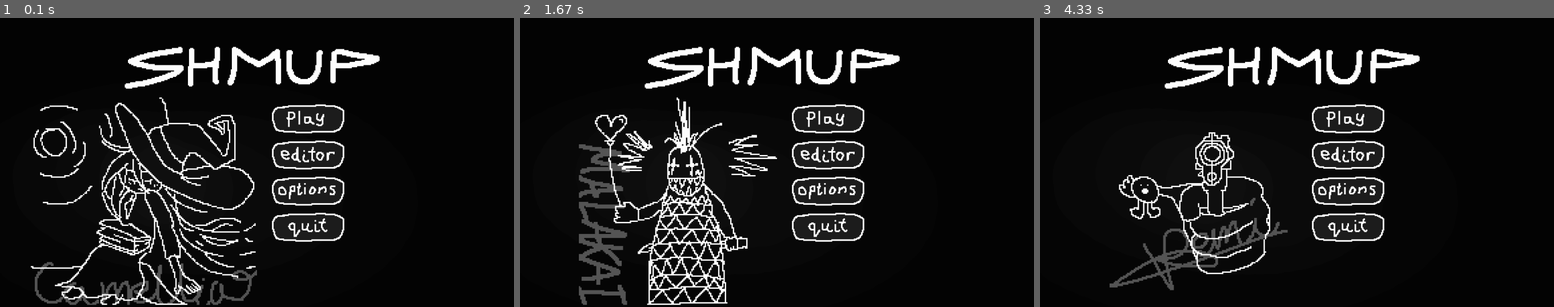
Above: before the commit, frames 1-3 (left to right).
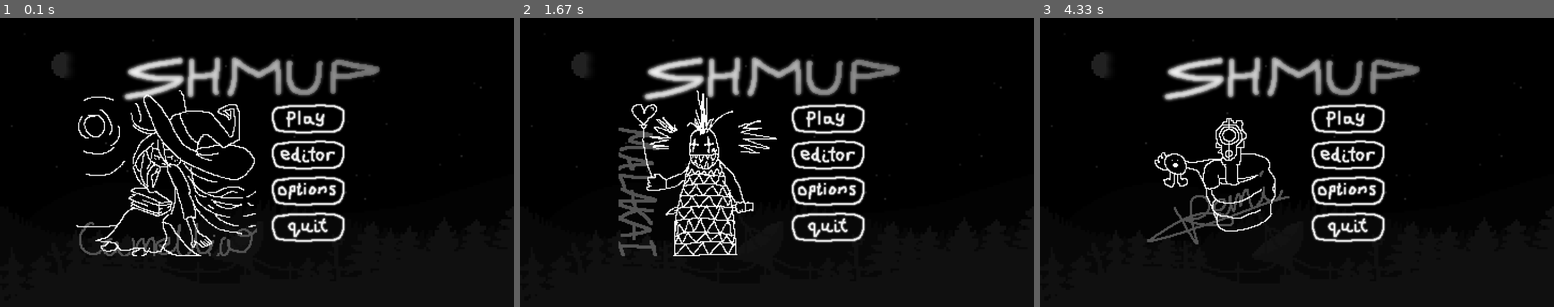
Above: after the commit, the same moments.

Repository: r5nnn/shmup
Game: pygame game, started from shmup.py
The game is run twice, just before and just after one commit, with the same random seed, the same clock (stepped at 60 frames per second) and the same inputs.
Inputs (mouse positions are in pixels of both pictures, inside the frame that each line leads up to):
- Up to frame 1 (0.1 s): no input
- Up to frame 2 (1.67 s): hold Right 0.33-0.8 s; move the mouse to (756, 176) at 0.37 s; hold Right 0.83-1.3 s; hold Left from 1.33 s (still down)
- Up to frame 3 (4.33 s): release Left at 1.87 s; hold Left 1.9-2.3 s; hold Right 2.33-2.97 s; hold Left 3-3.47 s; hold Right 3.5-3.97 s; hold Right from 4 s (still down)

The runs differ from the first frame. In frame 1, 16% of the frame differs, in the area x 6-94%, y 0-100%; in frame 2, 17%, in the area x 10-94%, y 0-100%; in frame 3, 13%.

Commit message:
Revamped background and button sprites. renamed resources to assets.

Diff:
--- /dev/null
+++ b/assets/graphics/buttons/editor.json
@@ -0,0 +1,43 @@
+{ "frames": {
+   "editor0": {
+    "frame": { "x": 0, "y": 0, "w": 109, "h": 55 },
+    "rotated": false,
+    "trimmed": false,
+    "spriteSourceSize": { "x": 0, "y": 0, "w": 109, "h": 55 },
+    "sourceSize": { "w": 109, "h": 55 },
+    "duration": 100
+   },
+   "editor1": {
+    "frame": { "x": 109, "y": 0, "w": 109, "h": 55 },
+    "rotated": false,
+    "trimmed": false,
+    "spriteSourceSize": { "x": 0, "y": 0, "w": 109, "h": 55 },
+    "sourceSize": { "w": 109, "h": 55 },
+    "duration": 100
+   },
+   "editor2": {
+    "frame": { "x": 218, "y": 0, "w": 109, "h": 55 },
+    "rotated": false,
+    "trimmed": false,
+    "spriteSourceSize": { "x": 0, "y": 0, "w": 109, "h": 55 },
+    "sourceSize": { "w": 109, "h": 55 },
+    "duration": 100
+   }
+ },
+ "meta": {
+  "app": "https://www.aseprite.org/",
+  "version": "1.x-dev",
+  "image": "editor.png",
+  "format": "RGBA8888",
+  "size": { "w": 327, "h": 55 },
+  "scale": "1",
+  "frameTags": [
+  ],
+  "layers": [
+   { "name": "Sprite Sheet", "opacity": 255, "blendMode": "normal" },
+   { "name": "Layer 1", "opacity": 255, "blendMode": "normal" }
+  ],
+  "slices": [
+  ]
+ }
+}
--- /dev/null
+++ b/assets/graphics/buttons/options.json
@@ -0,0 +1,43 @@
+{ "frames": {
+   "options0": {
+    "frame": { "x": 0, "y": 0, "w": 109, "h": 55 },
+    "rotated": false,
+    "trimmed": false,
+    "spriteSourceSize": { "x": 0, "y": 0, "w": 109, "h": 55 },
+    "sourceSize": { "w": 109, "h": 55 },
+    "duration": 100
+   },
+   "options1": {
+    "frame": { "x": 109, "y": 0, "w": 109, "h": 55 },
+    "rotated": false,
+    "trimmed": false,
+    "spriteSourceSize": { "x": 0, "y": 0, "w": 109, "h": 55 },
+    "sourceSize": { "w": 109, "h": 55 },
+    "duration": 100
+   },
+   "options2": {
+    "frame": { "x": 218, "y": 0, "w": 109, "h": 55 },
+    "rotated": false,
+    "trimmed": false,
+    "spriteSourceSize": { "x": 0, "y": 0, "w": 109, "h": 55 },
+    "sourceSize": { "w": 109, "h": 55 },
+    "duration": 100
+   }
+ },
+ "meta": {
+  "app": "https://www.aseprite.org/",
+  "version": "1.x-dev",
+  "image": "options.png",
+  "format": "RGBA8888",
+  "size": { "w": 327, "h": 55 },
+  "scale": "1",
+  "frameTags": [
+  ],
+  "layers": [
+   { "name": "Sprite Sheet", "opacity": 255, "blendMode": "normal" },
+   { "name": "Layer 1", "opacity": 255, "blendMode": "normal" }
+  ],
+  "slices": [
+  ]
+ }
+}
--- /dev/null
+++ b/assets/graphics/buttons/play.json
@@ -0,0 +1,43 @@
+{ "frames": {
+   "play0": {
+    "frame": { "x": 0, "y": 0, "w": 109, "h": 55 },
+    "rotated": false,
+    "trimmed": false,
+    "spriteSourceSize": { "x": 0, "y": 0, "w": 109, "h": 55 },
+    "sourceSize": { "w": 109, "h": 55 },
+    "duration": 100
+   },
+   "play1": {
+    "frame": { "x": 109, "y": 0, "w": 109, "h": 55 },
+    "rotated": false,
+    "trimmed": false,
+    "spriteSourceSize": { "x": 0, "y": 0, "w": 109, "h": 55 },
+    "sourceSize": { "w": 109, "h": 55 },
+    "duration": 100
+   },
+   "play2": {
+    "frame": { "x": 218, "y": 0, "w": 109, "h": 55 },
+    "rotated": false,
+    "trimmed": false,
+    "spriteSourceSize": { "x": 0, "y": 0, "w": 109, "h": 55 },
+    "sourceSize": { "w": 109, "h": 55 },
+    "duration": 100
+   }
+ },
+ "meta": {
+  "app": "https://www.aseprite.org/",
+  "version": "1.x-dev",
+  "image": "play.png",
+  "format": "RGBA8888",
+  "size": { "w": 327, "h": 55 },
+  "scale": "1",
+  "frameTags": [
+  ],
+  "layers": [
+   { "name": "Sprite Sheet", "opacity": 255, "blendMode": "normal" },
+   { "name": "Layer 1", "opacity": 255, "blendMode": "normal" }
+  ],
+  "slices": [
+  ]
+ }
+}
--- /dev/null
+++ b/assets/graphics/buttons/quit.json
@@ -0,0 +1,43 @@
+{ "frames": {
+   "quit0": {
+    "frame": { "x": 0, "y": 0, "w": 109, "h": 55 },
+    "rotated": false,
+    "trimmed": false,
+    "spriteSourceSize": { "x": 0, "y": 0, "w": 109, "h": 55 },
+    "sourceSize": { "w": 109, "h": 55 },
+    "duration": 100
+   },
+   "quit1": {
+    "frame": { "x": 109, "y": 0, "w": 109, "h": 55 },
+    "rotated": false,
+    "trimmed": false,
+    "spriteSourceSize": { "x": 0, "y": 0, "w": 109, "h": 55 },
+    "sourceSize": { "w": 109, "h": 55 },
+    "duration": 100
+   },
+   "quit2": {
+    "frame": { "x": 218, "y": 0, "w": 109, "h": 55 },
+    "rotated": false,
+    "trimmed": false,
+    "spriteSourceSize": { "x": 0, "y": 0, "w": 109, "h": 55 },
+    "sourceSize": { "w": 109, "h": 55 },
+    "duration": 100
+   }
+ },
+ "meta": {
+  "app": "https://www.aseprite.org/",
+  "version": "1.x-dev",
+  "image": "quit.png",
+  "format": "RGBA8888",
+  "size": { "w": 327, "h": 55 },
+  "scale": "1",
+  "frameTags": [
+  ],
+  "layers": [
+   { "name": "Sprite Sheet", "opacity": 255, "blendMode": "normal" },
+   { "name": "Layer 1", "opacity": 255, "blendMode": "normal" }
+  ],
+  "slices": [
+  ]
+ }
+}
--- a/resources/graphics/buttons/editor.json
+++ /dev/null
@@ -1,35 +0,0 @@
-{ "frames": {
-   "editor0": {
-    "frame": { "x": 0, "y": 0, "w": 99, "h": 45 },
-    "rotated": false,
-    "trimmed": false,
-    "spriteSourceSize": { "x": 0, "y": 0, "w": 99, "h": 45 },
-    "sourceSize": { "w": 99, "h": 45 },
-    "duration": 100
-   },
-   "editor1": {
-    "frame": { "x": 99, "y": 0, "w": 99, "h": 45 },
-    "rotated": false,
-    "trimmed": false,
-    "spriteSourceSize": { "x": 0, "y": 0, "w": 99, "h": 45 },
-    "sourceSize": { "w": 99, "h": 45 },
-    "duration": 100
-   },
-   "editor2": {
-    "frame": { "x": 198, "y": 0, "w": 99, "h": 45 },
-    "rotated": false,
-    "trimmed": false,
-    "spriteSourceSize": { "x": 0, "y": 0, "w": 99, "h": 45 },
-    "sourceSize": { "w": 99, "h": 45 },
-    "duration": 100
-   }
- },
- "meta": {
-  "app": "https://www.aseprite.org/",
-  "version": "1.x-dev",
-  "image": "editor.png",
-  "format": "RGBA8888",
-  "size": { "w": 297, "h": 45 },
-  "scale": "1"
- }
-}
--- a/resources/graphics/buttons/options.json
+++ /dev/null
@@ -1,35 +0,0 @@
-{ "frames": {
-   "options0": {
-    "frame": { "x": 0, "y": 0, "w": 99, "h": 45 },
-    "rotated": false,
-    "trimmed": false,
-    "spriteSourceSize": { "x": 0, "y": 0, "w": 99, "h": 45 },
-    "sourceSize": { "w": 99, "h": 45 },
-    "duration": 100
-   },
-   "options1": {
-    "frame": { "x": 99, "y": 0, "w": 99, "h": 45 },
-    "rotated": false,
-    "trimmed": false,
-    "spriteSourceSize": { "x": 0, "y": 0, "w": 99, "h": 45 },
-    "sourceSize": { "w": 99, "h": 45 },
-    "duration": 100
-   },
-   "options2": {
-    "frame": { "x": 198, "y": 0, "w": 99, "h": 45 },
-    "rotated": false,
-    "trimmed": false,
-    "spriteSourceSize": { "x": 0, "y": 0, "w": 99, "h": 45 },
-    "sourceSize": { "w": 99, "h": 45 },
-    "duration": 100
-   }
- },
- "meta": {
-  "app": "https://www.aseprite.org/",
-  "version": "1.x-dev",
-  "image": "options.png",
-  "format": "RGBA8888",
-  "size": { "w": 297, "h": 45 },
-  "scale": "1"
- }
-}
--- a/resources/graphics/buttons/play.json
+++ /dev/null
@@ -1,35 +0,0 @@
-{ "frames": {
-   "play0": {
-    "frame": { "x": 0, "y": 0, "w": 99, "h": 45 },
-    "rotated": false,
-    "trimmed": false,
-    "spriteSourceSize": { "x": 0, "y": 0, "w": 99, "h": 45 },
-    "sourceSize": { "w": 99, "h": 45 },
-    "duration": 100
-   },
-   "play1": {
-    "frame": { "x": 99, "y": 0, "w": 99, "h": 45 },
-    "rotated": false,
-    "trimmed": false,
-    "spriteSourceSize": { "x": 0, "y": 0, "w": 99, "h": 45 },
-    "sourceSize": { "w": 99, "h": 45 },
-    "duration": 100
-   },
-   "play2": {
-    "frame": { "x": 198, "y": 0, "w": 99, "h": 45 },
-    "rotated": false,
-    "trimmed": false,
-    "spriteSourceSize": { "x": 0, "y": 0, "w": 99, "h": 45 },
-    "sourceSize": { "w": 99, "h": 45 },
-    "duration": 100
-   }
- },
- "meta": {
-  "app": "https://www.aseprite.org/",
-  "version": "1.x-dev",
-  "image": "play.png",
-  "format": "RGBA8888",
-  "size": { "w": 297, "h": 45 },
-  "scale": "1"
- }
-}
--- a/resources/graphics/buttons/quit.json
+++ /dev/null
@@ -1,34 +0,0 @@
-{ "frames": {
-   "quit0": {
-    "frame": { "x": 0, "y": 0, "w": 99, "h": 45 },
-    "rotated": false,
-    "trimmed": false,
-    "spriteSourceSize": { "x": 0, "y": 0, "w": 99, "h": 45 },
-    "sourceSize": { "w": 99, "h": 45 },
-    "duration": 100
-   },
-   "quit1": {
-    "frame": { "x": 99, "y": 0, "w": 99, "h": 45 },
-    "rotated": false,
-    "trimmed": false,
-    "spriteSourceSize": { "x": 0, "y": 0, "w": 99, "h": 45 },
-    "sourceSize": { "w": 99, "h": 45 },
-    "duration": 100
-   },
-   "quit2": {
-    "frame": { "x": 198, "y": 0, "w": 99, "h": 45 },
-    "rotated": false,
-    "trimmed": false,
-    "spriteSourceSize": { "x": 0, "y": 0, "w": 99, "h": 45 },
-    "sourceSize": { "w": 99, "h": 45 },
-    "duration": 100
-   }
- },
- "meta": {
-  "app": "https://www.aseprite.org/",
-  "version": "1.x-dev",
-  "format": "RGBA8888",
-  "size": { "w": 297, "h": 45 },
-  "scale": "1"
- }
-}
--- a/src/core/prepare.py
+++ b/src/core/prepare.py
@@ -103,7 +103,7 @@
         return self.files.get(name, self.default)
 
 
-image_paths = Load(Path(ROOT) / "resources" / "graphics", ".png")
-audio_paths = Load(Path(ROOT) / "resources" / "audio", ".wav")
-font_paths = Load(Path(ROOT) / "resources" / "fonts", ".ttf")
-sprites = LoadSprites(Path(ROOT) / "resources" / "graphics")
+image_paths = Load(Path(ROOT) / "assets" / "graphics", ".png")
+audio_paths = Load(Path(ROOT) / "assets" / "audio", ".wav")
+font_paths = Load(Path(ROOT) / "assets" / "fonts", ".ttf")
+sprites = LoadSprites(Path(ROOT) / "assets" / "graphics")
--- a/src/states/title.py
+++ b/src/states/title.py
@@ -18,11 +18,11 @@
         super().__init__()
         # images
         self.background = pygame.image.load(
-            image_paths("titlescreen")).convert()
+            image_paths("menu")).convert()
         self.title = pygame.transform.scale_by(
             pygame.image.load(image_paths("title main")), 4)
         self.splashes = tuple(pygame.transform.scale_by(
-            pygame.image.load(image_paths(name)).convert(), 5) for name in
+            pygame.image.load(image_paths(name)).convert(), 4) for name in
             ("gun die", "can we get more christof", "tiferet"))
         self.splash = random.choice(self.splashes)
 
@@ -67,7 +67,7 @@
                      screen_size[1] * 0.1))
         screen.blit(self.splash,
                     (screen_size[0] / 2 - self.splash.get_width(),
-                     screen_size[1] * 0.275))
+                     screen_size[1] * 0.25))
 
     def switch_splash(self, direction: int) -> None:
         try:
Renamed: resources/fonts/Raleway.ttf -> assets/fonts/Raleway.ttf
Renamed: resources/fonts/editundo.ttf -> assets/fonts/editundo.ttf
Binary file added: assets/graphics/backgrounds/menu.png
Renamed: resources/graphics/backgrounds/stage.png -> assets/graphics/backgrounds/stage.png
Binary file added: assets/graphics/buttons/editor.png
Binary file added: assets/graphics/buttons/options.png
Binary file added: assets/graphics/buttons/play.png
Binary file added: assets/graphics/buttons/quit.png
Renamed: resources/graphics/players/remi attack effect.json -> assets/graphics/players/remi attack effect.json
Renamed: resources/graphics/players/remi attack effect.png -> assets/graphics/players/remi attack effect.png
Renamed: resources/graphics/players/remi.json -> assets/graphics/players/remi.json
Renamed: resources/graphics/players/remi.png -> assets/graphics/players/remi.png
(and 16 more such lines)
